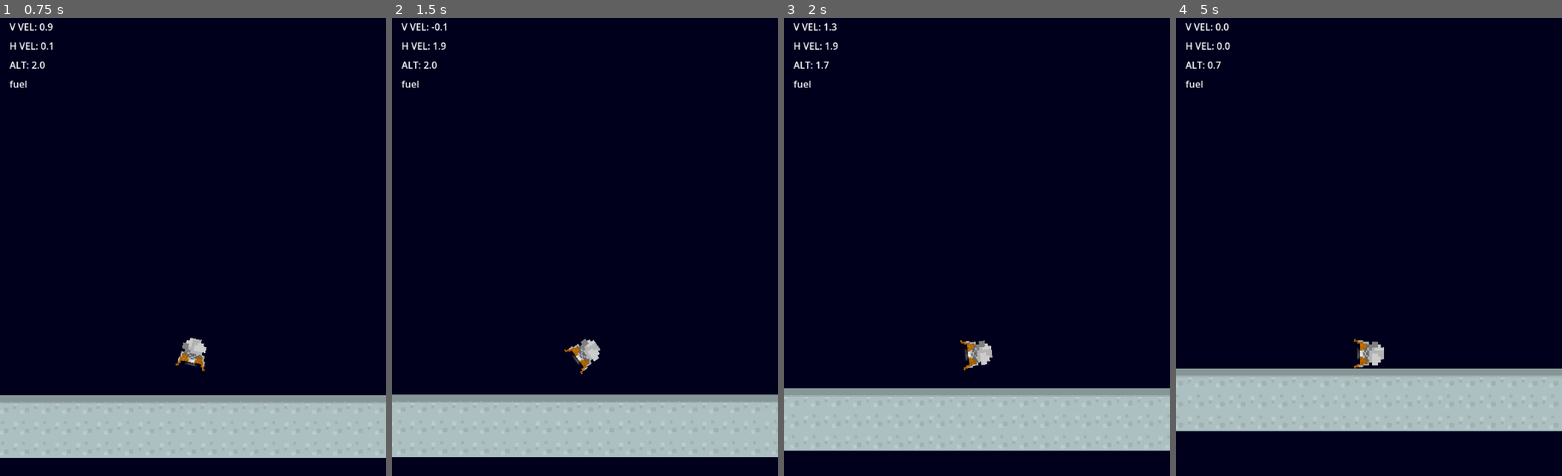
Above: before the commit, frames 1-4 (left to right).
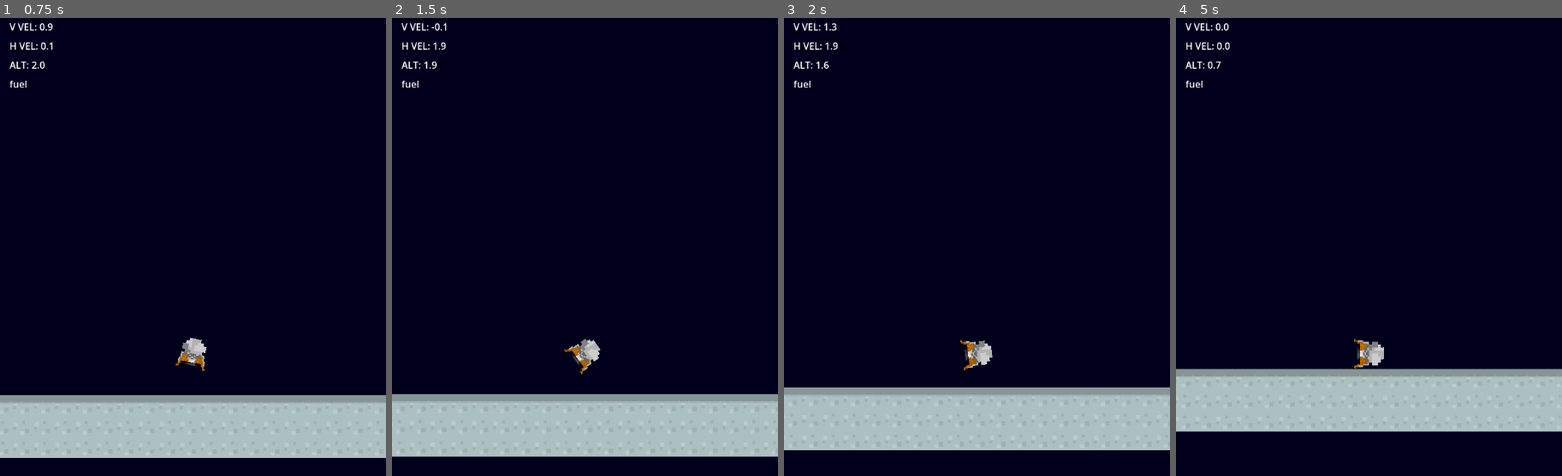
Above: after the commit, the same moments.

Repository: jakemeinershagen/lander
Game: Godot game, scene res://scenes/world.tscn
Two runs of this game, one before a commit and one after it. Both use one fixed random seed, a clock stepped at 60 frames per second and the inputs below.
Inputs (mouse positions are in pixels of both pictures, inside the frame that each line leads up to):
- Up to frame 1 (0.75 s): move the mouse to (277, 320) at 0.52 s; hold Right (roll_right) from 0.53 s (still down); hold Space (burn) from 0.53 s (still down)
- Up to frame 2 (1.5 s): keep holding Right (roll_right); move the mouse to (507, 388) at 1.27 s; release Space (burn) at 1.28 s; tap Space (burn) at 1.35 s
- Up to frame 3 (2 s): keep holding Right (roll_right)
- Up to frame 4 (5 s): move the mouse to (1407, 201) at 2.02 s; release Right (roll_right) at 2.03 s; hold A (roll_left) 2.03-2.78 s; hold Space (burn) 2.03-2.78 s; tap Mouse wheel up (zoom_in) at 2.1 s; move the mouse to (outside the picture) at 2.77 s; hold Right (roll_right) 2.78-4.28 s; tap Mouse wheel down (zoom_out) at 2.85 s; tap Space (burn) at 3.05, 4.35 s; move the mouse to (1484, 457) at 3.52 s; hold Space (burn) 3.53-4.28 s; move the mouse to (1253, 251) at 4.27 s; hold A (roll_left) from 4.28 s (still down)

Frame 1 is identical in both runs. In frame 2, 0.6% of the frame differs, in the area x 0-100%, y 9-96%; in frame 3, 0.4%; in frame 4, 0.8%, in the area x 0-100%, y 76-91%.

Commit message:
more work

Diff:
--- a/scripts/player.gd
+++ b/scripts/player.gd
@@ -2,6 +2,7 @@
 
 const ROTATION_SPEED = 1.0
 const ACCEL = 7.0
+const FRICTION = .75
 const SPEED = 300.0
 const JUMP_VELOCITY = -400.0
 const ZOOM_INCREMENT = 0.01 * Vector2.ONE
@@ -11,15 +12,13 @@
 	if not is_on_floor():
 		velocity += get_gravity() * delta
 	else:
-		velocity = Vector2.ZERO
+		velocity.x = lerp(velocity.x, 0.0, FRICTION)
 
-	velocity += ACCEL * Input.get_action_strength("burn") * -transform.y
-
-	# Get the input direction and handle the movement/deceleration.
-	# As good practice, you should replace UI actions with custom gameplay actions.
 	var direction := Input.get_axis("roll_left", "roll_right")
 	if direction:
 		rotation += direction * ROTATION_SPEED * delta
+
+	velocity += ACCEL * Input.get_action_strength("burn") * -transform.y
 
 	if Input.is_action_just_released("zoom_in"):
 		$Camera2D.zoom += ZOOM_INCREMENT
Not shown, changed: README.md
